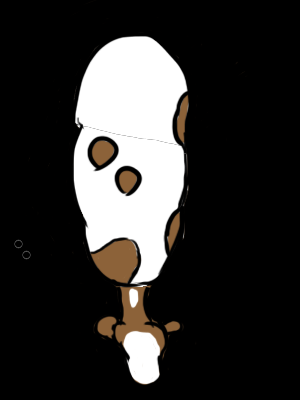
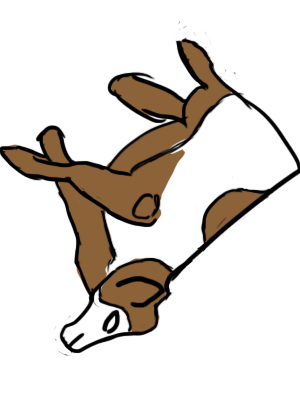
Before/after of a 300 × 400 layered artwork. What changed in the layer stack:
hid "back" over [71, 8, 224, 155]
hid "backcolor" over [54, 0, 227, 147]
hid "head" over [93, 287, 184, 389]
hid "headcolor" over [79, 285, 197, 392]
hid "body" over [25, 55, 257, 305]
added layer "sketchDead" above "Layer 1" over [0, 19, 300, 357]
hid "Layer 0" over [0, 0, 300, 400]
